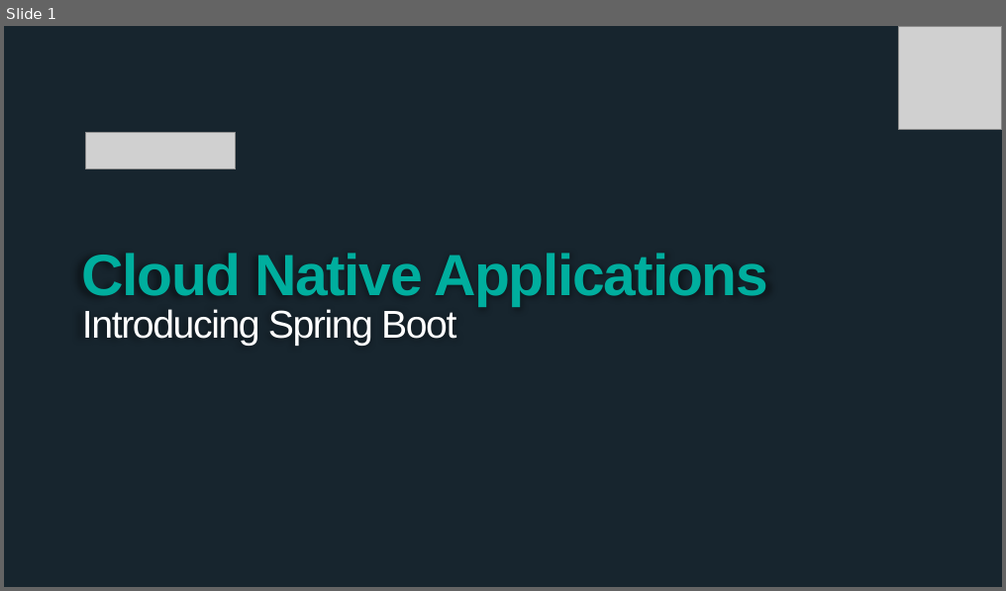
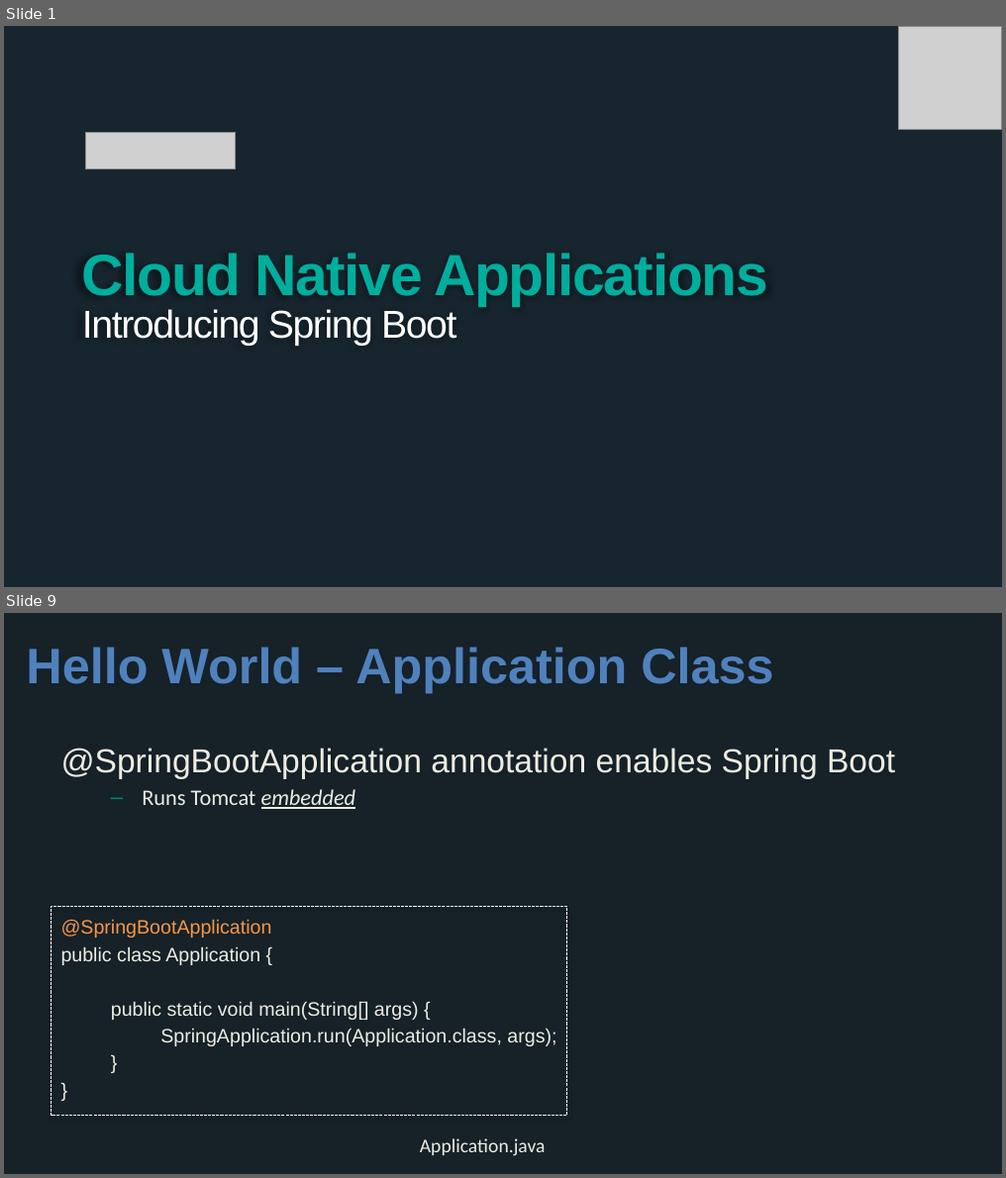
Before and after one commit to wxlund/CN-Workshop-Boeing, a slide deck: presentations/Session_2_Intro_Boot.pptx. Shown one above the other, each under a label of ours: slide 1 before the commit, slides 1 and 9 after it; the slides between them are not shown. The pictures are 1006x591 and 1006x1178 pixels, drawn with LibreOffice and Linux fonts; fonts in the diff are those of the drawing; grey boxes stand for pictures; background and template pictures are left out. Boxes give left, top, right and bottom in pixels: in the first picture for what was removed or moved away, otherwise in the second. Text is boxed around its words. In the diff, an @@ line names an element or a change of style, - is before the commit and + after.

```diff
--- a/presentations/Session_2_Intro_Boot.pptx
+++ b/presentations/Session_2_Intro_Boot.pptx
@@ slide 9 added at [4,613,1002,1174], background #162128 @@
@@ title added at [26,647,773,693], 36 pt, text #4F81BD, bold @@
+Hello World – Application Class
@@ text added at [61,748,895,1047], 14 pt, text #EEECE1 @@
+@SpringBootApplication annotation enables Spring Boot
+  – Runs Tomcat embedded
+@SpringBootApplication
+public class Application {
+public static void main(String[] args) {
+SpringApplication.run(Application.class, args);
+}
+}
@@ rectangle added at [51,906,567,1116], outline #FFFFFF 0.75 pt dashed @@
@@ text added at [420,1139,546,1157], 14 pt, text #EEECE1 @@
+Application.java
```
Also in this commit, not shown: 19 other slides added, 1 slide removed.
